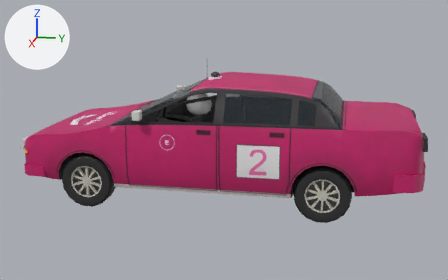
Before and after pictures for a commit that changed the glTF model public/cars/field/models/2.glb.
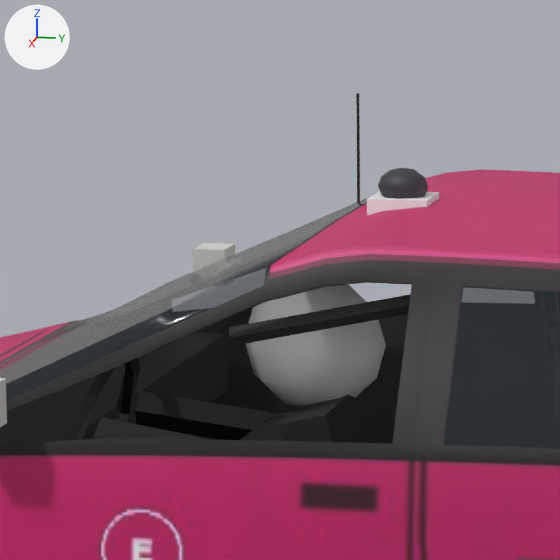
Each version appears first whole from a 50 mm lens placed at (7.0, 1.5, 2.4), pointed at (0.03, 0.11, 0.66), and next in a close-up on the part from 31% to 55% of the width and 15% to 51% of the height. Lighting does not change. The marker at upper left points along +X, +Y and +Z. The older version's two pictures come first. Vertices at exactly the same position are counted once.

The first close-up shows 'body'.
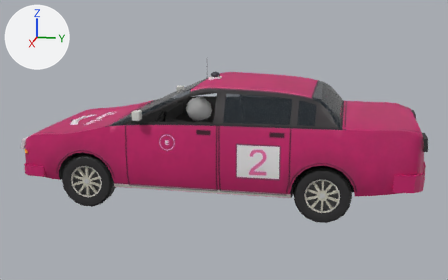
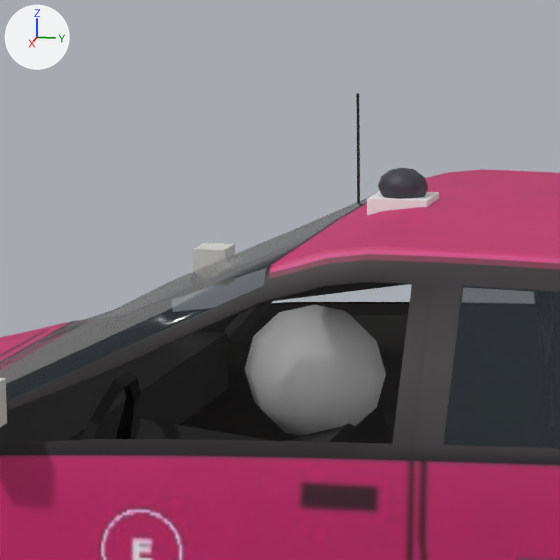
Where the change shows, as pixel boxes (x1, y1, x2, y2) in the close-ups (560 x 560 px; the box of a moved part takes in the faces that stretch with it):
part 1 of me_body_mesh, added
    after: (295, 397, 392, 444)
part 2 of me_body_mesh, moved or reshaped (not visible afterwards)
    before: (241, 412, 293, 441)
part 3 of me_body_mesh, moved or reshaped (not visible afterwards)
    before: (136, 391, 284, 440)
part 4 of me_body_mesh, added
    after: (245, 305, 386, 435)
part 5 of me_body_mesh, cut back (mostly hidden afterwards)
    before: (66, 284, 411, 444)
    after: (80, 283, 407, 441)

Edits to the bpy script that builds the scene:
```text
Change me_body_mesh:
    used by ob_body; location = (0.0, 0.0, 0.0)
    remove me_body_mesh.from_pydata(...)  # 3808 vertices, 6994 faces; spans x -0.92..0.92, y -2.15..2.35, z 0.22..1.56
    add me_body_mesh.from_pydata(...)  # 3778 vertices, 6934 faces; spans x -0.92..0.92, y -2.15..2.35, z 0.22..1.56
    me_body_mesh part 1: the loose piece of 8 vertices spanning x 0.11..0.61, y -0.13..0.13, z 0.4..1.04 is copied, and the copy is moved by (0.0, 0.0, -0.06); it spans x 0.11..0.61, y -0.13..0.13, z 0.34..0.98
    me_body_mesh part 2: the loose piece of 8 vertices spanning x 0.18..0.54, y -0.25..0.05, z 0.42..0.98 is moved by (0.0, 0.0, -0.06)
    me_body_mesh part 3: the loose piece of 10 vertices spanning x 0.16..0.26, y -0.54..-0.09, z 0.86..1.0 is turned -8 degrees about the z axis through its middle, then moved by (0.31, 0.0, -0.06)
    me_body_mesh part 4: a new loose piece, an icosphere of 80 faces spanning x 0.23..0.49, y -0.26..0.04, z 0.94..1.22, in mat_car2_livery (picture img_2_livery)
    me_body_mesh part 5
    156 vertices are removed from x -0.79..0.79, y -0.65..0.22, z 0.4..1.33
    352 faces are deleted
    37 vertices move from x 0.11..0.76, y -0.65..0.22, z 0.4..1.27 to x -0.58..0.79, y -0.65..0.2, z 0.7..1.35
    76 vertices are added at x -0.79..0.78, y -0.65..0.21, z 0.7..1.35
    200 new faces join them, mat_car2_livery (picture img_2_livery)
    other edits to the shape of me_body_mesh do not show in these pictures
```
